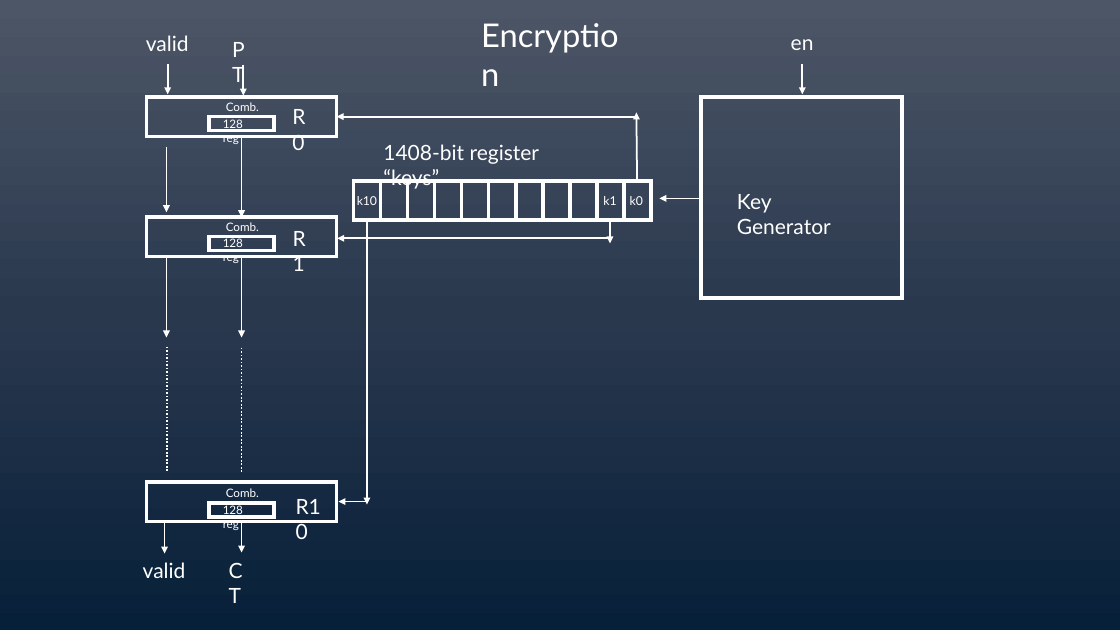
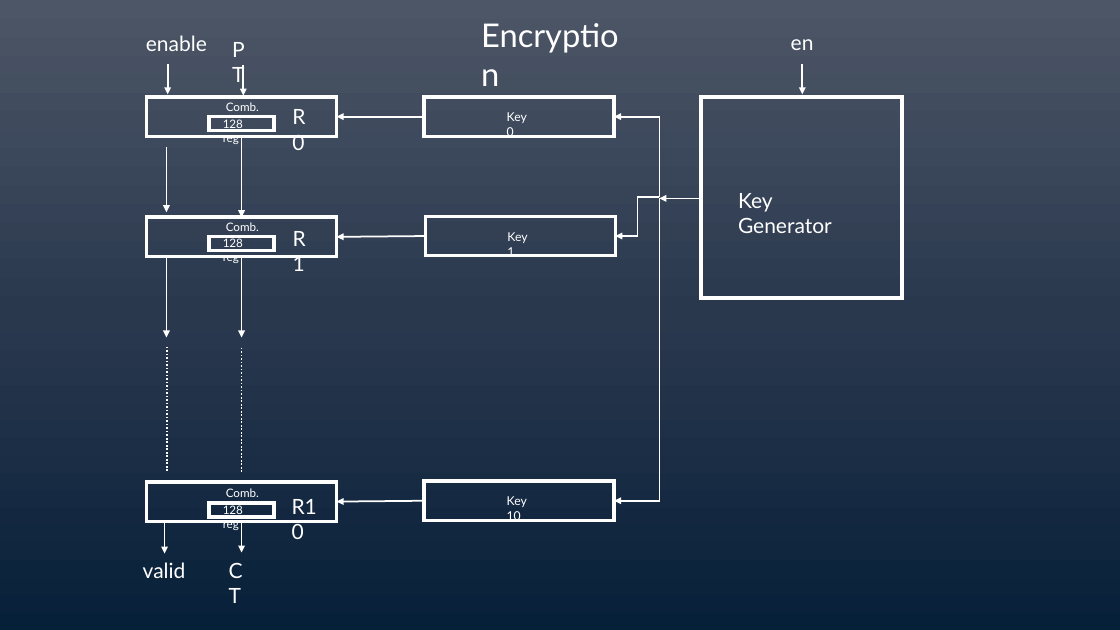
Before and after one commit to AbdulrahmanShokier/AES-128-256, a slide deck: slide 2 of Pipelined/Waveforms/block digram.pptx. Drawn at 1120x630 pixels with LibreOffice and Linux fonts; fonts in the diff are those of the drawing. Boxes give left, top, right and bottom in pixels: in the first picture for what was removed or moved away, otherwise in the second. Text is boxed around its words. In the diff, an @@ line names an element or a change of style, - is before the commit and + after.

```diff
--- a/Pipelined/Waveforms/block digram.pptx
+++ b/Pipelined/Waveforms/block digram.pptx
@@ text at (x1=146, y1=35, x2=207, y2=51): text changed @@
-valid
+enable
@@ arrow moved from (637, 117) - (337, 117) to (424, 117) - (337, 117) @@
@@ rectangle resized from (x1=516, y1=181, x2=543, y2=220) to (x1=424, y1=97, x2=614, y2=136) @@
@@ text added at (x1=507, y1=112, x2=527, y2=138), 10.5 pt, text #FFFFFF @@
+Key 0
@@ elbow arrow added from (660, 197) to (614, 117), #FFFFFF 1.5 pt @@
@@ arrow removed from (637, 181) to (637, 113) @@
@@ text removed at (x1=383, y1=144, x2=540, y2=190) @@
-1408-bit register “keys”
@@ rectangle removed at (x1=354, y1=181, x2=381, y2=220) @@
@@ text removed at (x1=357, y1=196, x2=377, y2=205) @@
-k10
@@ rectangle removed at (x1=381, y1=181, x2=408, y2=220) @@
@@ rectangle removed at (x1=408, y1=181, x2=434, y2=220) @@
@@ rectangle removed at (x1=434, y1=181, x2=461, y2=220) @@
@@ rectangle removed at (x1=462, y1=181, x2=489, y2=220) @@
@@ rectangle removed at (x1=489, y1=181, x2=516, y2=220) @@
@@ rectangle removed at (x1=543, y1=181, x2=570, y2=220) @@
@@ rectangle removed at (x1=570, y1=181, x2=597, y2=220) @@
@@ rectangle removed at (x1=597, y1=181, x2=623, y2=220) @@
@@ text removed at (x1=603, y1=196, x2=616, y2=205) @@
-k1
@@ elbow arrow added from (660, 198) to (614, 501), #FFFFFF 1.5 pt @@
@@ elbow arrow added from (660, 197) to (616, 236), #FFFFFF 1.5 pt @@
@@ rectangle removed at (x1=624, y1=181, x2=651, y2=220) @@
@@ text removed at (x1=630, y1=196, x2=643, y2=205) @@
-k0
@@ arrow moved from (610, 239) - (337, 239) to (425, 236) - (337, 237) @@
@@ arrow removed from (367, 220) to (367, 505) @@
@@ rectangle resized from (x1=354, y1=181, x2=651, y2=220) to (x1=425, y1=217, x2=615, y2=256) @@
@@ text added at (x1=507, y1=232, x2=527, y2=257), 10.5 pt, text #FFFFFF @@
+Key 1
@@ arrow removed from (610, 220) to (610, 244) @@
@@ text "R10" moved from (x1=287, y1=489, x2=339, y2=523) to (x1=283, y1=490, x2=335, y2=523) @@
@@ arrow moved from (367, 502) - (339, 502) to (424, 501) - (337, 502) @@
@@ rectangle added at (x1=424, y1=481, x2=614, y2=521), outline #FFFFFF 3 pt @@
@@ text added at (x1=507, y1=496, x2=527, y2=522), 10.5 pt, text #FFFFFF @@
+Key 10
```
Also in this commit, not shown: 3 other slides changed, 1 slide added, 4 other files.
